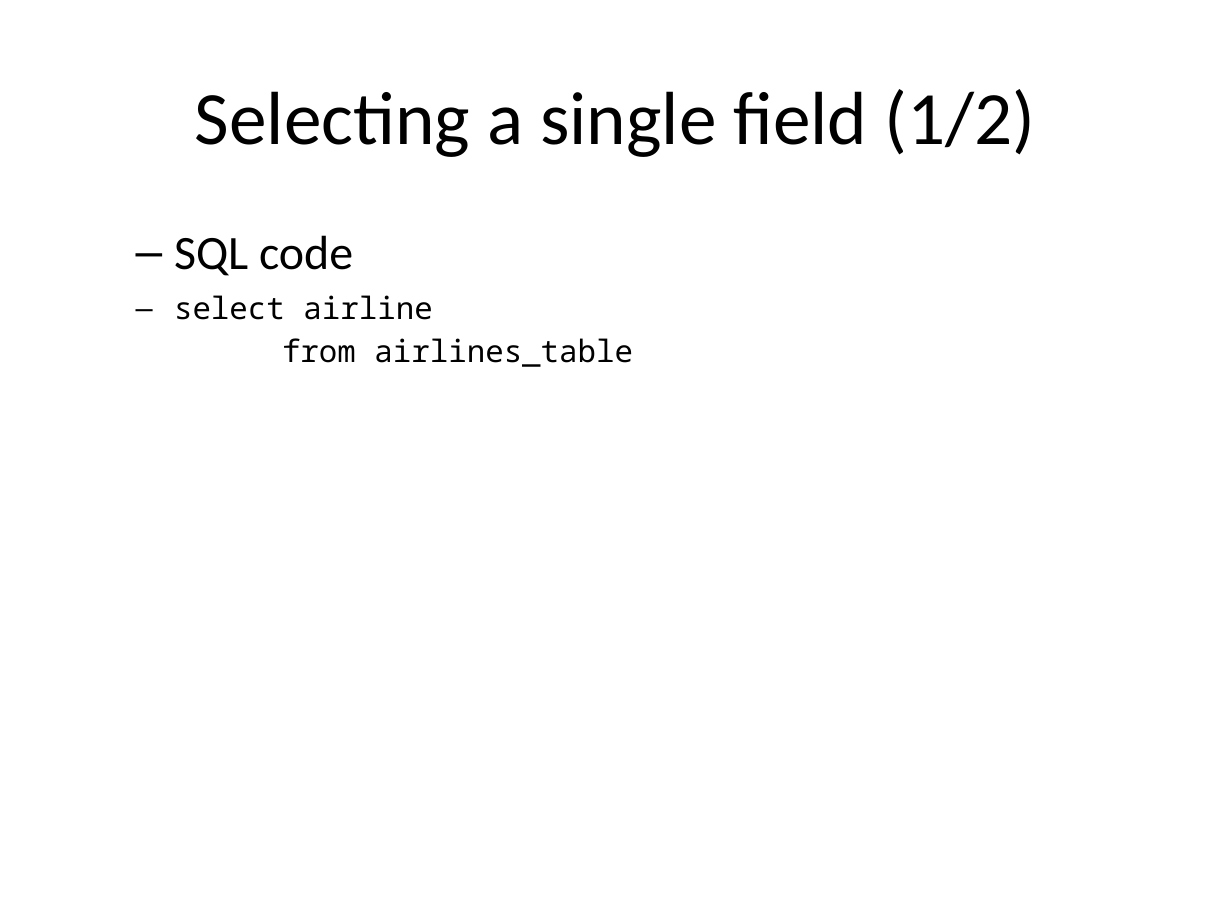
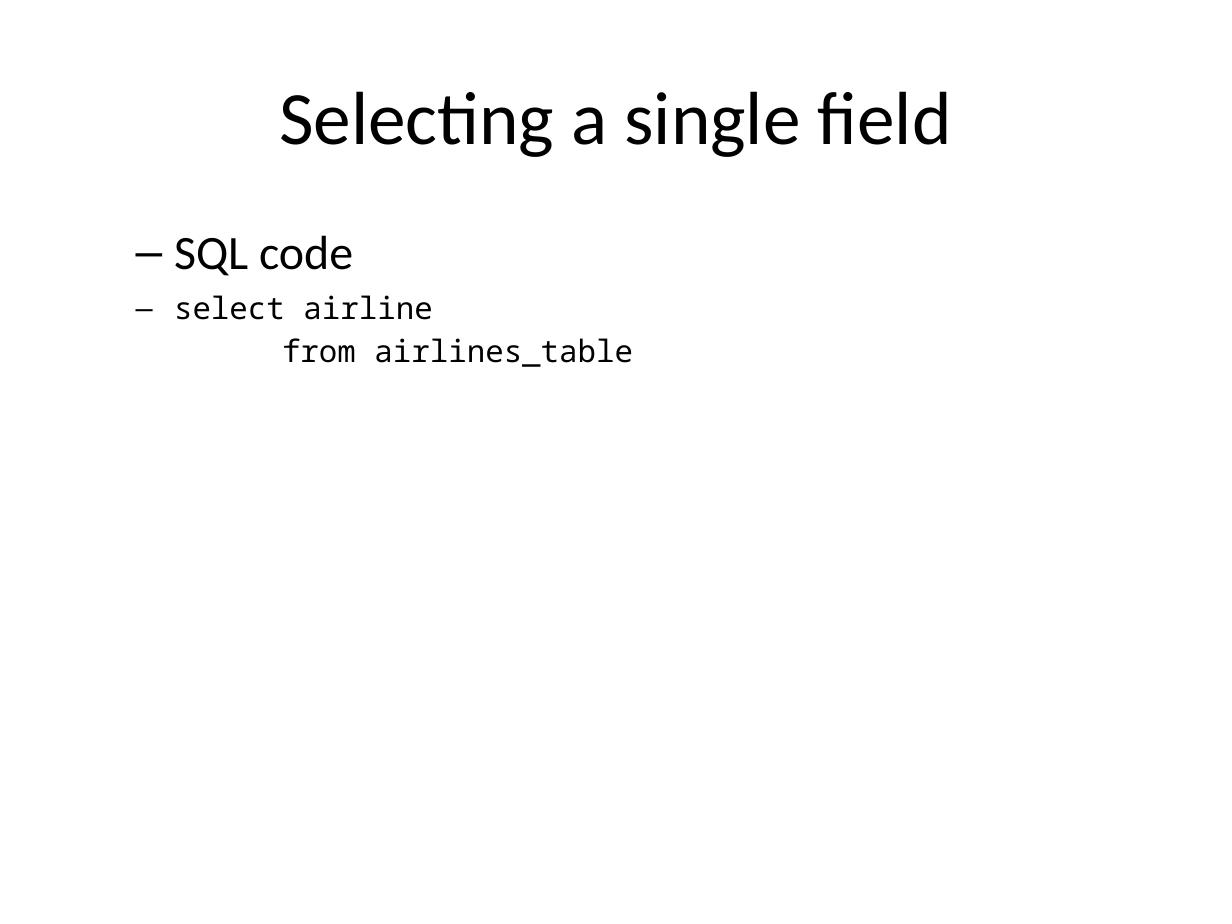
Before and after one commit to pmean/introduction-to-sql, a slide deck: slide 8 of src/select.pptx (slide 6 before the commit). Drawn at 1232x924 pixels with LibreOffice and Linux fonts; fonts in the diff are those of the drawing. Boxes give left, top, right and bottom in pixels: in the first picture for what was removed or moved away, otherwise in the second. Text is boxed around its words. In the diff, an @@ line names an element or a change of style, - is before the commit and + after.

```diff
--- a/src/select.pptx
+++ b/src/select.pptx
@@ title at <box>279,91,952,157</box>: text changed @@
-Selecting a single field (1/2)
+Selecting a single field
```
Also in this commit, not shown: 7 other slides changed, 12 slides added, 1 slide removed, 17 other files.
